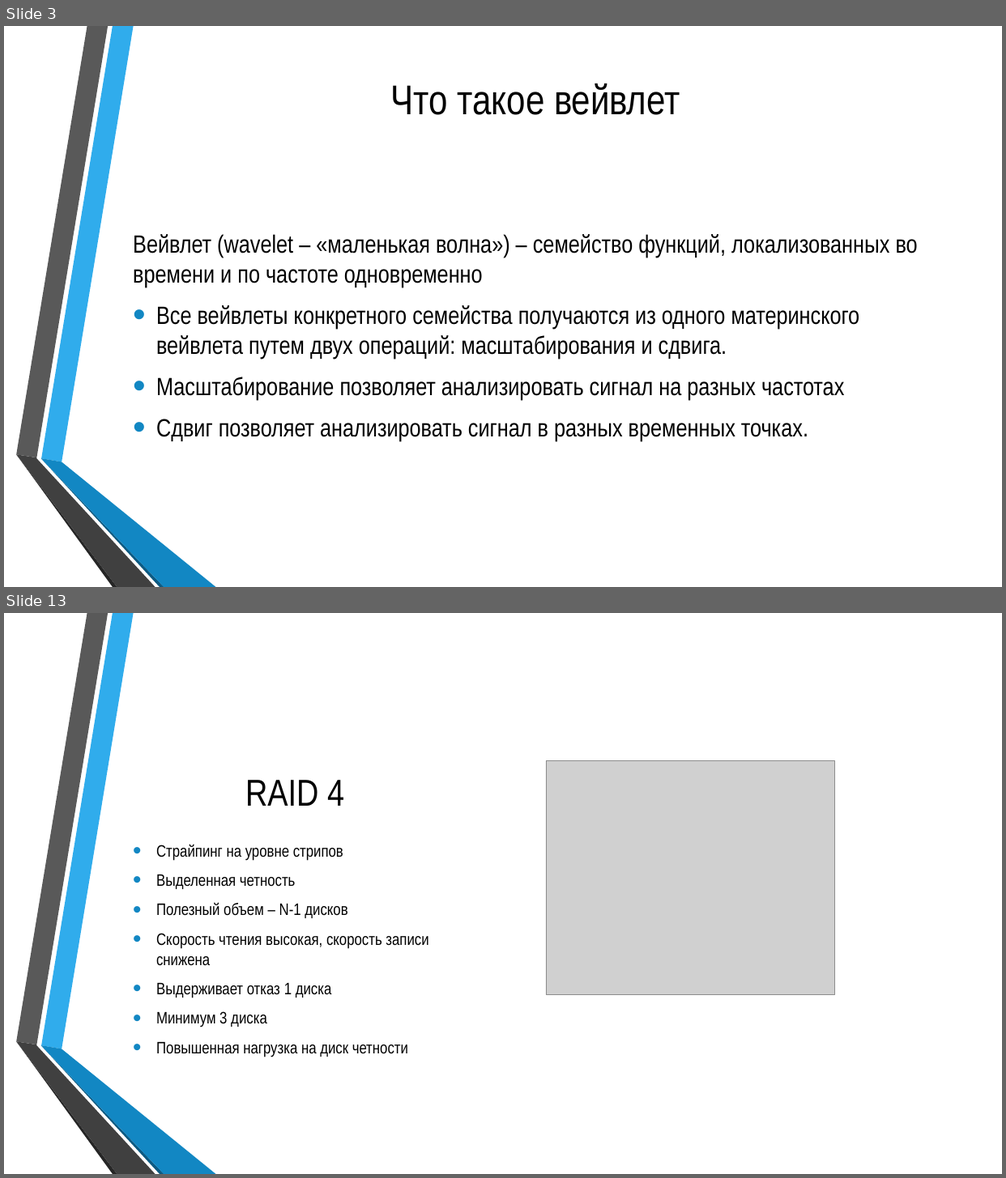
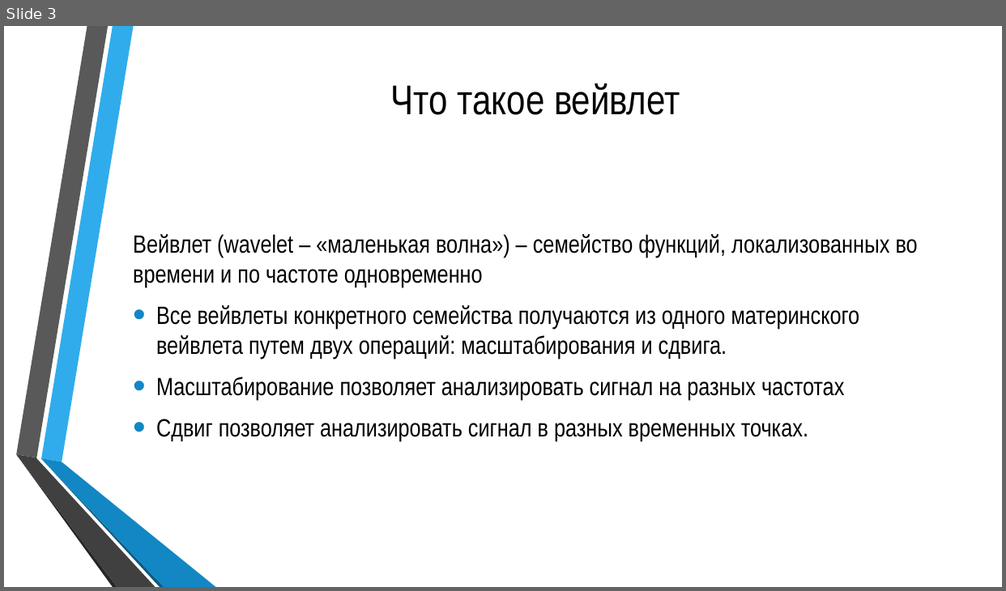
Before and after one commit to Silvarious9862/cosii, a slide deck: sem1/ref/250541_REFPREZ_Бобрик_В.Ю_ЦОСиИ.pptx. Shown one above the other, each under a label of ours: slides 3 and 13 before the commit, slide 3 after it; the slides between them are not shown. The pictures are 1006x1178 and 1006x591 pixels, drawn with LibreOffice and Linux fonts; fonts in the diff are those of the drawing; grey boxes stand for pictures; background and template pictures are left out. Boxes give left, top, right and bottom in pixels: in the first picture for what was removed or moved away, otherwise in the second. Text is boxed around its words. In the diff, an @@ line names an element or a change of style, - is before the commit and + after.

```diff
--- a/sem1/ref/250541_REFPREZ_Бобрик_В.Ю_ЦОСиИ.pptx
+++ b/sem1/ref/250541_REFPREZ_Бобрик_В.Ю_ЦОСиИ.pptx
@@ slide 13 removed at <box>4,613,1002,1174</box>, background picture (left out); not listed: 6 template elements that a slide beside it also shows @@
@@ title removed at <box>245,780,344,806</box> @@
-RAID 4
@@ picture removed at <box>546,761,834,995</box> @@
@@ text removed at <box>156,844,428,1058</box> @@
-• Страйпинг на уровне стрипов
-• Выделенная четность
-• Полезный объем – N-1 дисков
-• Скорость чтения высокая, скорость записи снижена
-• Выдерживает отказ 1 диска
-• Минимум 3 диска
-• Повышенная нагрузка на диск четности
```
Also in this commit, not shown: 2 slides changed, 11 slides added, 19 other slides removed, 5 other files.
